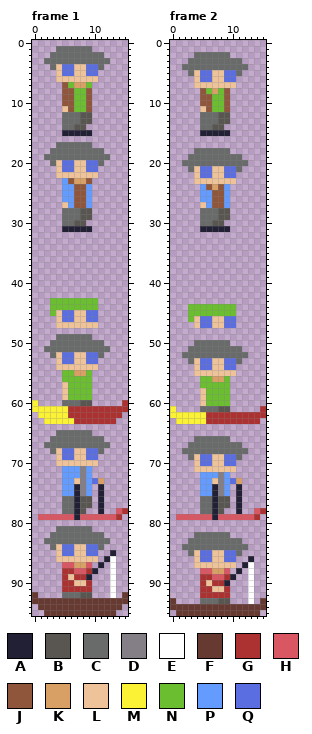
One commit to this pixel-art file: GFX/Aseprite files/Idle.aseprite. The picture above is the old version.
16x96 pixels, 2 frames. Shown: frame 1, frame 2.
Palette (. is transparent): A #222034  B #595652  C #696a6a  D #847e87  E #ffffff  F #663931  G #ac3232  H #d95763  J #8f563b  K #d9a066  L #eec39a  M #fbf236  N #6abe30  P #639bff  Q #5b6ee1
Pixels before, frame 1, first column x 0:
 1 ....CCCCCC......
 2 ...CCCCCCCCC....
 3 ..CCCCCCCCCCC...
 4 ...CLQQLLQQC....
 5 ....LQQLLQQ.....
 6 ....LLLLLLL.....
 7 .....JNKKN......
 8 .....JJNNJ......
 9 .....JJNNJ......
10 .....JJNNJ......
11 .....LJNNJ......
12 .....CCCBB......
13 .....CCCBB......
14 .....CCBB.......
15 .....AAAAA......
16 ................
17 ....CCCCCC......
18 ...CCCCCCCCC....
19 ..CCCCCCCCCCC...
20 ...CLQQLLQQC....
21 ....LQQLLQQ.....
22 ....LLLLLLL.....
23 .....PJKKJ......
24 .....PPJJP......
25 .....PPJJP......
26 .....PPJJP......
27 .....LPJJP......
28 .....CCCBB......
29 .....CCCBB......
30 .....CCBB.......
31 .....AAAAA......
32 ................
33 ................
34 ................
35 ................
36 ................
37 ................
38 ................
39 ................
40 ................
41 ................
42 ................
43 ...NNNNNNNN.....
44 ...NNNNNNNN.....
45 ...NLQQLLQQ.....
46 ....LQQLLQQ.....
47 ....LLLLLLL.....
48 ................
49 ....CCCCCC......
50 ...CCCCCCCCC....
51 ..CCCCCCCCCCC...
52 ...CLQQLLQQC....
53 ....LQQLLQQ.....
54 ....LLLLLLL.....
55 .....NNKKN......
56 .....NNNNN......
57 .....LNNNN......
58 .....LNNNN......
59 .....LNNNN......
60 M....CCCBB.....G
61 MMMMMMGGGGGGGGGG
62 .MMMMMGGGGGGGGG.
63 ..MMMMMGGGGGGG..
64 ................
65 ....CCCCCC......
66 ...CCCCCCCCC....
67 ..CCCCCCCCCCC...
68 ...CLQQLLQQC....
69 ....LQQLLQQ.....
70 ....LLLLLLL.....
71 .....PPPDP......
72 .....PPPDP......
73 .....PPLDPQK....
74 .....PPADP.A....
75 .....PPADP.A....
76 .....CCABB.A....
77 .....CCABB.A....
78 .....CCAB..A..HG
79 .HHHHHHAHHHHHHG.
80 ................
81 ....CCCCCC......
82 ...CCCCCCCCC....
83 ..CCCCCCCCCCC...
84 ...CLQQLLQQC....
85 ....LQQLLQQ..A..
86 ....LLLLLLL.AE..
87 .....HHKKH.A.E..
88 .....GGHHGA..E..
89 .....GLGGA...E..
90 .....GGLLG...E..
91 .....GGGGG...E..
92 F....CCCBB...E.F
93 FFFFFFFFFFFFFFFF
94 .FFFFFFFFFFFFFF.
95 ..FFFFFFFFFFFF..
Pixels before, frame 2, first column x 0:
 2 ....CCCCCC......
 3 ...CCCCCCCCC....
 4 ..CCCCCCCCCCC...
 5 ...CLQQLLQQC....
 6 ....LQQLLQQ.....
 7 ....LLLLLLL.....
 8 .....JNKNJ......
 9 .....JJNNJ......
10 .....JJNNJ......
11 .....LJNNJ......
12 .....CCCBB......
13 .....CCCBB......
14 .....CCBB.......
15 .....AAAAA......
16 ................
17 ................
18 ....CCCCCC......
19 ...CCCCCCCCC....
20 ..CCCCCCCCCCC...
21 ...CLQQLLQQC....
22 ....LQQLLQQ.....
23 ....LLLLLLL.....
24 .....PJKJP......
25 .....PPJJP......
26 .....PPJJP......
27 .....LPJJP......
28 .....CCCBB......
29 .....CCCBB......
30 .....CCBB.......
31 .....AAAAA......
32 ................
33 ................
34 ................
35 ................
36 ................
37 ................
38 ................
39 ................
40 ................
41 ................
42 ................
43 ................
44 ...NNNNNNNN.....
45 ...NNNNNNNN.....
46 ...NLQQLLQQ.....
47 ....LQQLLQQ.....
48 ................
49 ................
50 ....CCCCCC......
51 ...CCCCCCCCC....
52 ..CCCCCCCCCCC...
53 ...CLQQLLQQC....
54 ....LQQLLQQ.....
55 ....LLLLLLL.....
56 .....NNKKN......
57 .....NNNNN......
58 .....LNNNN......
59 .....LNNNN......
60 .....LNNNN......
61 M....CCCBB.....G
62 MMMMMMGGGGGGGGGG
63 .MMMMMGGGGGGGGG.
64 ................
65 ................
66 ....CCCCCC......
67 ...CCCCCCCCC....
68 ..CCCCCCCCCCC...
69 ...CLQQLLQQC....
70 ....LQQLLQQ.....
71 ....LLLLLLL.....
72 .....PPPDP......
73 .....PPLDPQK....
74 .....PPADP.A....
75 .....PPADP.A....
76 .....CCABB.A....
77 .....CCABB.A....
78 .....CCAB..A..HG
79 .HHHHHHAHHHHHHG.
80 ................
81 ................
82 ....CCCCCC......
83 ...CCCCCCCCC....
84 ..CCCCCCCCCCC...
85 ...CLQQLLQQC....
86 ....LQQLLQQ..A..
87 ....LLLLLLL.AE..
88 .....HHKKH.A.E..
89 .....GGHHGA..E..
90 .....GLGGA...E..
91 .....GGLLG...E..
92 .....GGGGG...E..
93 F....CCCBB...E.F
94 FFFFFFFFFFFFFFFF
95 .FFFFFFFFFFFFFF.
And afterwards:
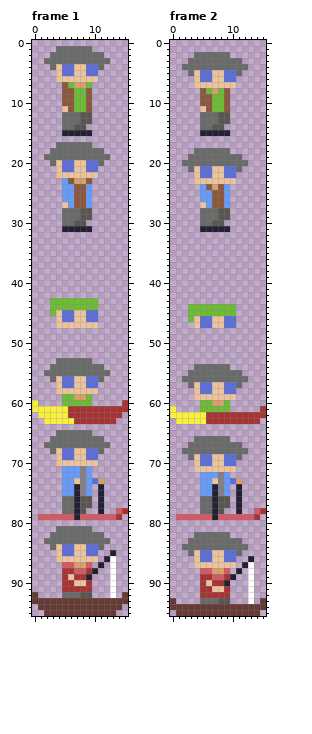
From the commit log: improve kayak animation
The exact change:
Frame 1:
Colour C is added in row 54 at x 3 and 11; in row 55 at x 2 to 4 and 10 to 12; in row 56 at x 3 and 11.
Colour C replaces colour K in row 55 at x 7 to 8.
Colour C replaces colour L in row 53 at x 4 and 7 to 8; in row 54 at x 4 to 10.
Colour C replaces colour N in row 55 at x 5 to 6 and 9.
Colour C replaces colour Q in row 53 at x 5 to 6 and 9.
Colour K replaces colour N in row 59 at x 7 to 8.
Colour L is added in rows 56 to 57 at x 4; in row 58 at x 4 and 10.
Colour L replaces colour N in rows 56 to 57 at x 7 to 8; in row 58 at x 6 to 9.
Colour N replaces colour B in row 60 at x 8 to 9.
Colour N replaces colour C in row 60 at x 5 to 7.
Colour N replaces colour L in row 59 at x 5.
Colour Q is added in rows 56 to 57 at x 10.
Colour Q replaces colour L in row 57 at x 5.
Colour Q replaces colour N in row 56 at x 5 to 6 and 9; in row 57 at x 6 and 9.
Colour C is gone in row 49 at x 4 to 9; in row 50 at x 3 to 11; in row 51 at x 2 to 12; in row 52 at x 3 and 11.
Colour L is gone in row 52 at x 4 and 7 to 8.
Colour Q is gone in row 52 at x 5 to 6 and 9 to 10; in row 53 at x 10.
Frame 2:
Colour C is added in row 55 at x 3 and 11; in row 56 at x 2 to 4 and 10 to 12; in row 57 at x 3 and 11.
Colour C replaces colour K in row 56 at x 7 to 8.
Colour C replaces colour L in row 54 at x 4 and 7 to 8; in row 55 at x 4 to 10.
Colour C replaces colour N in row 56 at x 5 to 6 and 9.
Colour C replaces colour Q in row 54 at x 5 to 6 and 9.
Colour K replaces colour N in row 60 at x 7 to 8.
Colour L is added in rows 57 to 58 at x 4; in row 59 at x 4 and 10.
Colour L replaces colour N in rows 57 to 58 at x 7 to 8; in row 59 at x 6 to 9.
Colour N replaces colour B in row 61 at x 8 to 9.
Colour N replaces colour C in row 61 at x 5 to 7.
Colour N replaces colour L in row 60 at x 5.
Colour Q is added in rows 57 to 58 at x 10.
Colour Q replaces colour L in row 58 at x 5.
Colour Q replaces colour N in row 57 at x 5 to 6 and 9; in row 58 at x 6 and 9.
Colour C is gone in row 50 at x 4 to 9; in row 51 at x 3 to 11; in row 52 at x 2 to 12; in row 53 at x 3 and 11.
Colour L is gone in row 53 at x 4 and 7 to 8.
Colour Q is gone in row 53 at x 5 to 6 and 9 to 10; in row 54 at x 10.
Changed places in both pictures, as pixel boxes (x1, y1, x2, y2):
changed: (44, 334, 110, 406)
changed: (182, 340, 248, 412)
